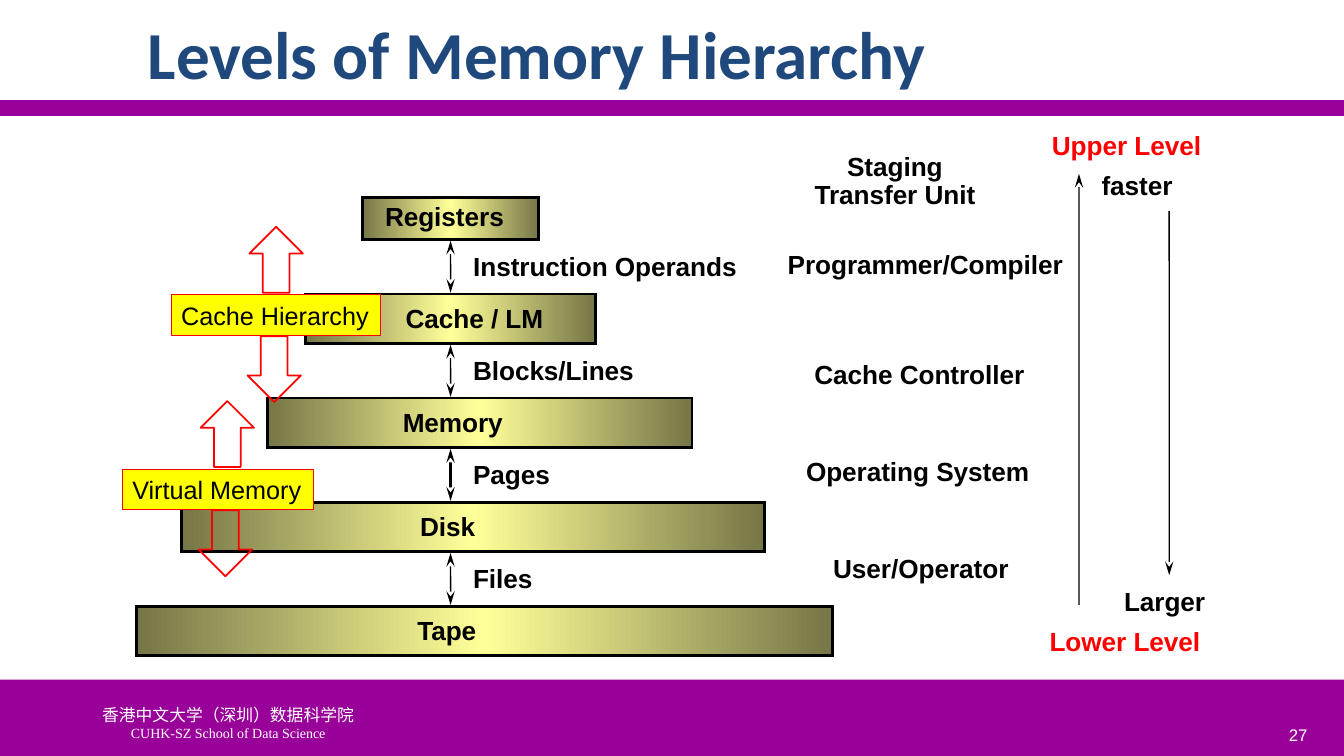
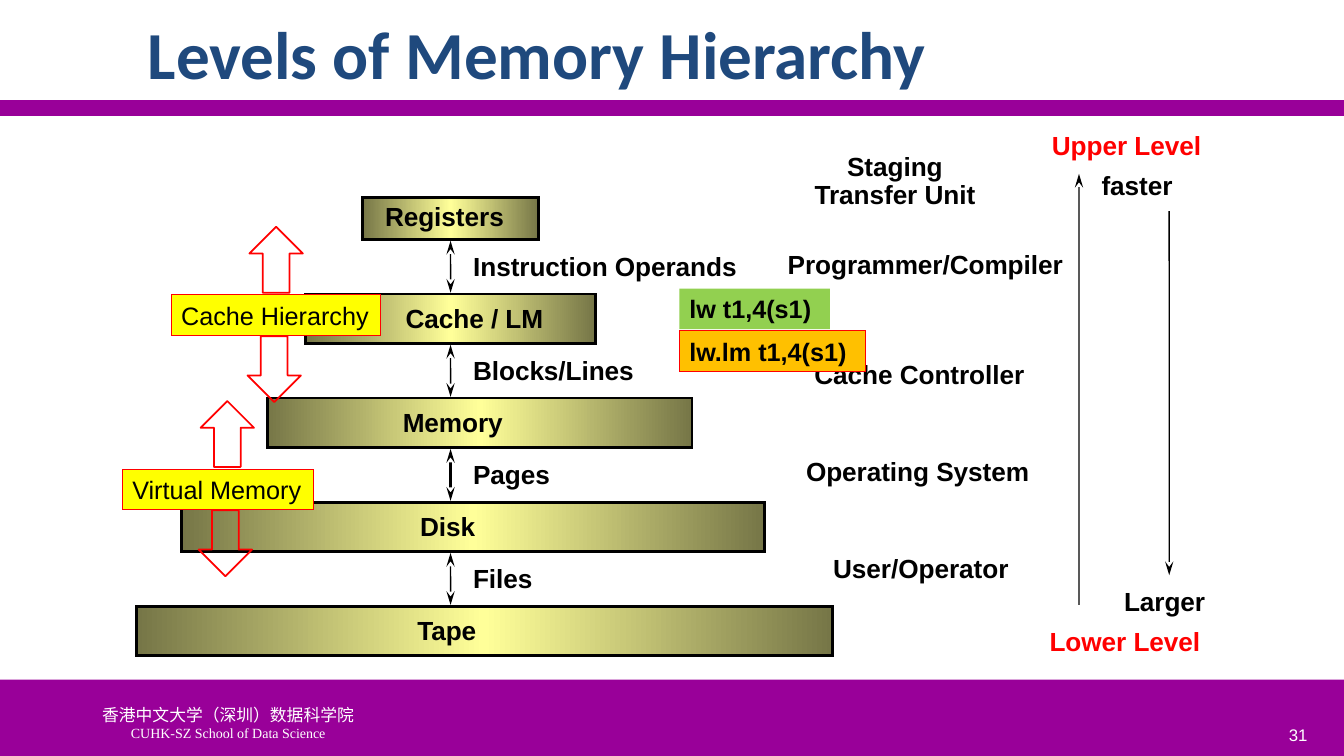
Before and after one commit to SUNCHAOYI923/CMU_CSAPP, a slide deck: slide 31 of slide/CA3060-6-MemHierarchy.pptx (slide 27 before the commit). Drawn at 1344x756 pixels with LibreOffice and Linux fonts; fonts in the diff are those of the drawing; background and template pictures are left out. Boxes give left, top, right and bottom in pixels: in the first picture for what was removed or moved away, otherwise in the second. Text is boxed around its words. In the diff, an @@ line names an element or a change of style, - is before the commit and + after.

```diff
--- a/slide/CA3060-6-MemHierarchy.pptx
+++ b/slide/CA3060-6-MemHierarchy.pptx
@@ rectangle added at (x1=680, y1=288, x2=830, y2=329), fill #92D050, 18 pt, text #000000, bold @@
+lw t1,4(s1)
@@ rectangle added at (x1=680, y1=331, x2=866, y2=371), fill #FFC000, outline #FF0000 0.75 pt, 18 pt, text #000000, bold @@
+lw.lm t1,4(s1)
@@ page number at (x1=1289, y1=729, x2=1308, y2=741): text changed @@
-27
+31
```
Also in this commit, not shown: 8 other slides changed, 4 slides added, 2 slides removed, 31 other files.
